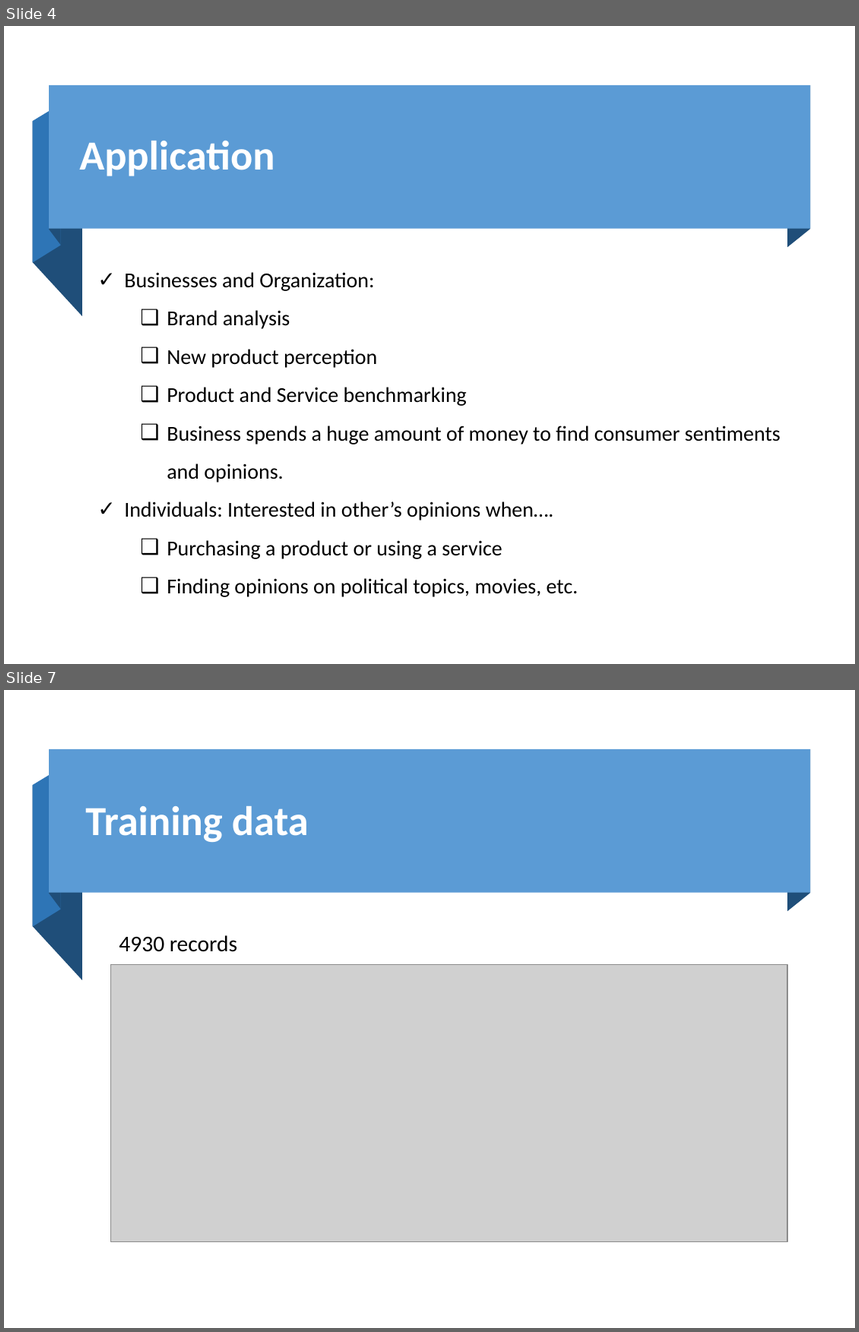
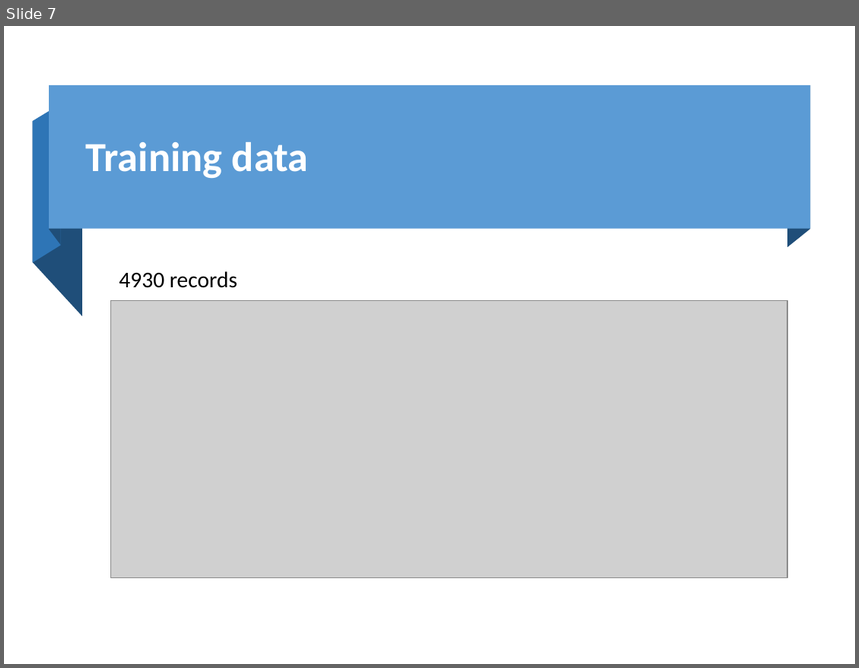
Before and after one commit to ManhLk/icomm_internship, a slide deck: Slide.pptx. Shown one above the other, each under a label of ours: slides 4 and 7 before the commit, slide 7 after it; the slides between them are not shown. The pictures are 859x1332 and 859x668 pixels, drawn with LibreOffice and Linux fonts; fonts in the diff are those of the drawing; grey boxes stand for pictures. Boxes give left, top, right and bottom in pixels: in the first picture for what was removed or moved away, otherwise in the second. Text is boxed around its words. In the diff, an @@ line names an element or a change of style, - is before the commit and + after.

```diff
--- a/Slide.pptx
+++ b/Slide.pptx
@@ slide 4 removed at <box>4,26,855,664</box>, background #FFFFFF @@
@@ freeform shape removed at <box>49,85,61,245</box> @@
@@ rectangle removed at <box>49,85,811,230</box> @@
@@ freeform shape removed at <box>788,85,811,248</box> @@
@@ freeform shape removed at <box>33,104,61,263</box> @@
@@ freeform shape removed at <box>33,121,82,316</box> @@
@@ title removed at <box>79,140,275,176</box> @@
-Application
@@ text removed at <box>124,272,781,598</box> @@
-✓ Businesses and Organization:
-  ❑ Brand analysis
-  ❑ New product perception
-  ❑ Product and Service benchmarking
-  ❑ Business spends a huge amount of money to find consumer sentiments and opinions.
-✓ Individuals: Interested in other’s opinions when….
-  ❑ Purchasing a product or using a service
-  ❑ Finding opinions on political topics, movies, etc.
```
Also in this commit, not shown: 4 slides changed, 10 slides added, 5 other slides removed, 1 other file.
